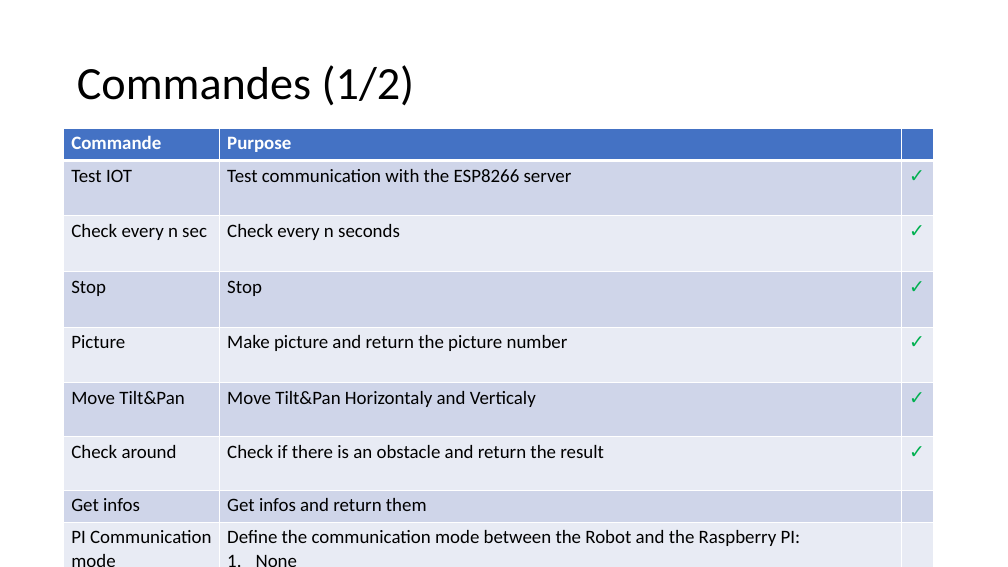
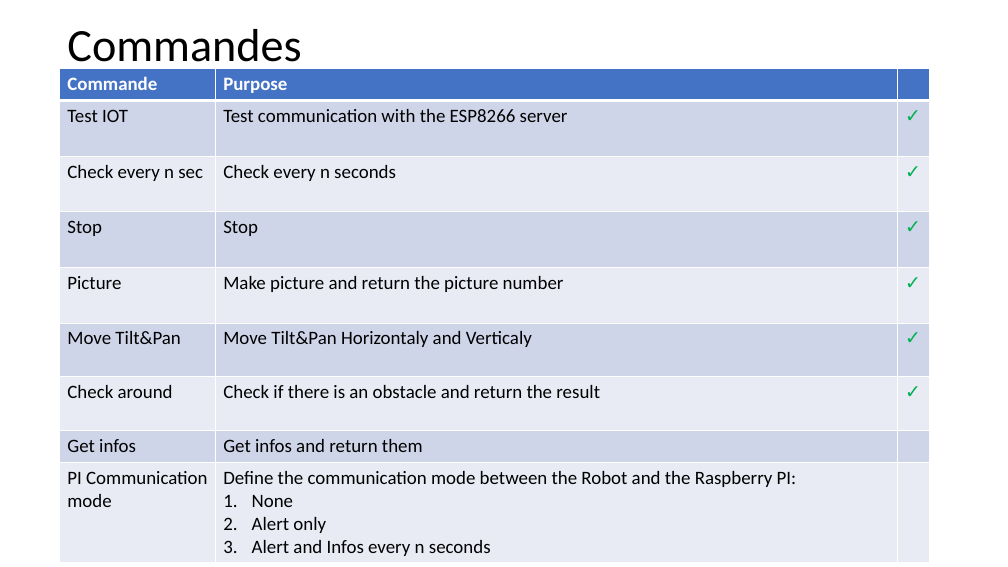
Before and after one commit to RobotEdh/RobotMicroControl, a slide deck: slide 9 of libraries/Diagramm Robot v2.pptx. Drawn at 1008x567 pixels with LibreOffice and Linux fonts; fonts in the diff are those of the drawing. Boxes give left, top, right and bottom in pixels: in the first picture for what was removed or moved away, otherwise in the second. Text is boxed around its words. In the diff, an @@ line names an element or a change of style, - is before the commit and + after.

```diff
--- a/libraries/Diagramm Robot v2.pptx
+++ b/libraries/Diagramm Robot v2.pptx
@@ title at bbox=[67, 29, 301, 73]: text changed @@
-Commandes (1/2)
+Commandes
@@ table at bbox=[60, 69, 929, 560] @@
-row 10:  |  | 
@@ table: place and size @@
-table at bbox=[64, 128, 933, 567]
+table at bbox=[60, 69, 929, 560]
```
Also in this commit, not shown: 3 other slides changed, 9 other files.
